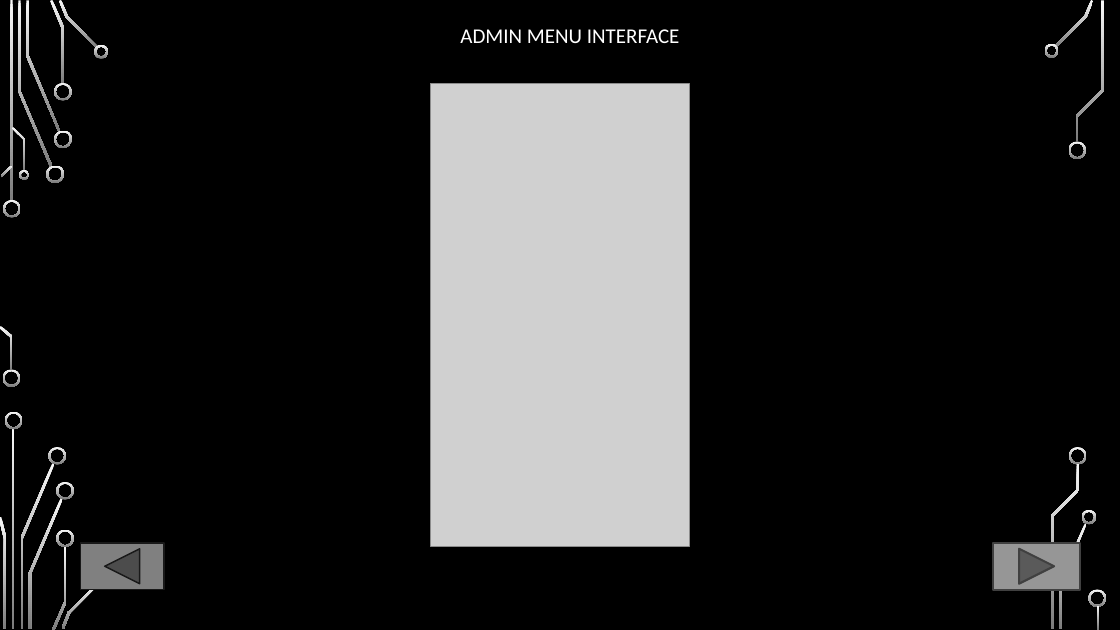
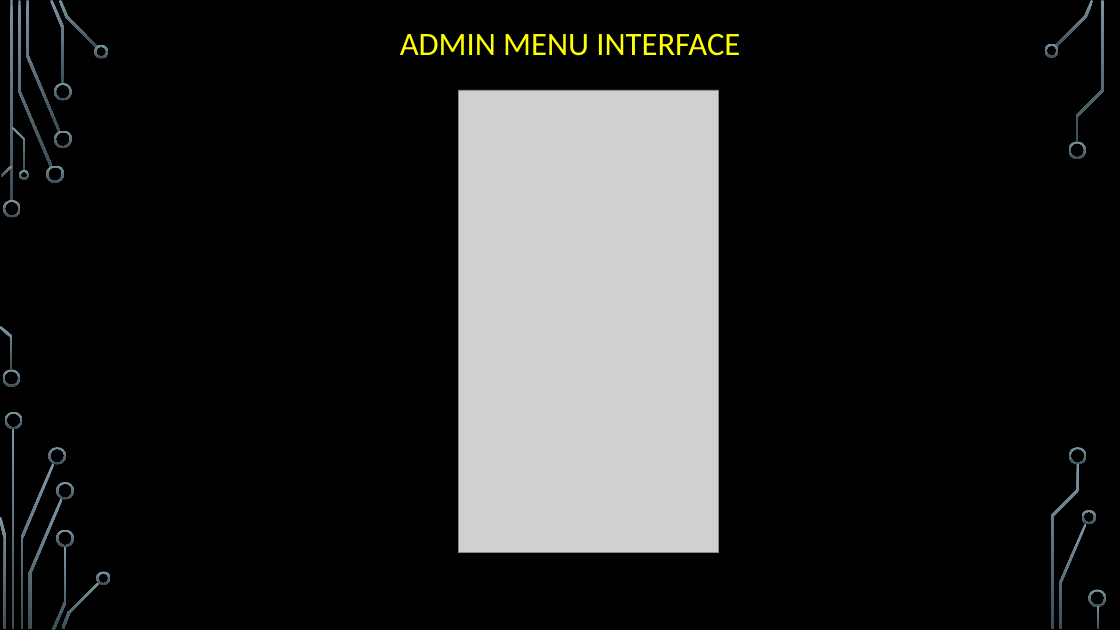
Before and after one commit to FarissAdnann/FYPGROUP2, a slide deck: slide 3 of Interface/INTERFACE.pptx (slide 4 before the commit). Drawn at 1120x630 pixels with LibreOffice and Linux fonts; fonts in the diff are those of the drawing; grey boxes stand for pictures; background and template pictures are left out. Boxes give left, top, right and bottom in pixels: in the first picture for what was removed or moved away, otherwise in the second. Text is boxed around its words. In the diff, an @@ line names an element or a change of style, - is before the commit and + after.

```diff
--- a/Interface/INTERFACE.pptx
+++ b/Interface/INTERFACE.pptx
@@ fill gradient #F8F8F8 to #7C7C7C to gradient #7C96A3 to #3B4C54 in 36 elements at box(3, 200, 21, 218), box(3, 370, 20, 387), box(18, 1, 52, 167), box(46, 166, 64, 183), box(26, 1, 60, 132), box(50, 0, 65, 84), box(54, 130, 71, 148), box(54, 83, 71, 101), box(59, 0, 97, 49), box(94, 45, 109, 58), box(1, 166, 13, 177), box(0, 326, 13, 371), box(12, 127, 25, 171), box(18, 170, 29, 180), box(13, 429, 15, 629), box(20, 463, 54, 628), box(5, 412, 23, 429), box(0, 517, 6, 628), box(49, 447, 66, 465), box(29, 498, 63, 629), box(52, 546, 66, 630), box(56, 482, 74, 500), box(56, 529, 74, 547), box(61, 581, 100, 629), box(97, 571, 111, 585), box(1055, 0, 1094, 47), box(1044, 44, 1059, 58), box(1069, 141, 1086, 159), box(1060, 523, 1087, 629), box(1082, 510, 1096, 524), box(1076, 1, 1104, 143), box(1070, 447, 1087, 465), box(1051, 464, 1080, 629), box(1089, 590, 1107, 607), box(1097, 606, 1100, 629), box(10, 1, 13, 202) @@
@@ text "ADMIN MENU INTERFACE" at box(400, 33, 740, 56): size 18 to 28 pt, text colour #FFFFFF to #FFFF00 @@
@@ picture: place and size @@
-picture at box(430, 83, 689, 546)
+picture at box(459, 90, 718, 553)
@@ action button back previous removed at box(81, 543, 164, 590) @@
@@ action button forward next removed at box(994, 543, 1081, 590) @@
```
Also in this commit, not shown: 11 other slides changed, 1 slide added, 1 slide removed, 6 other files.
